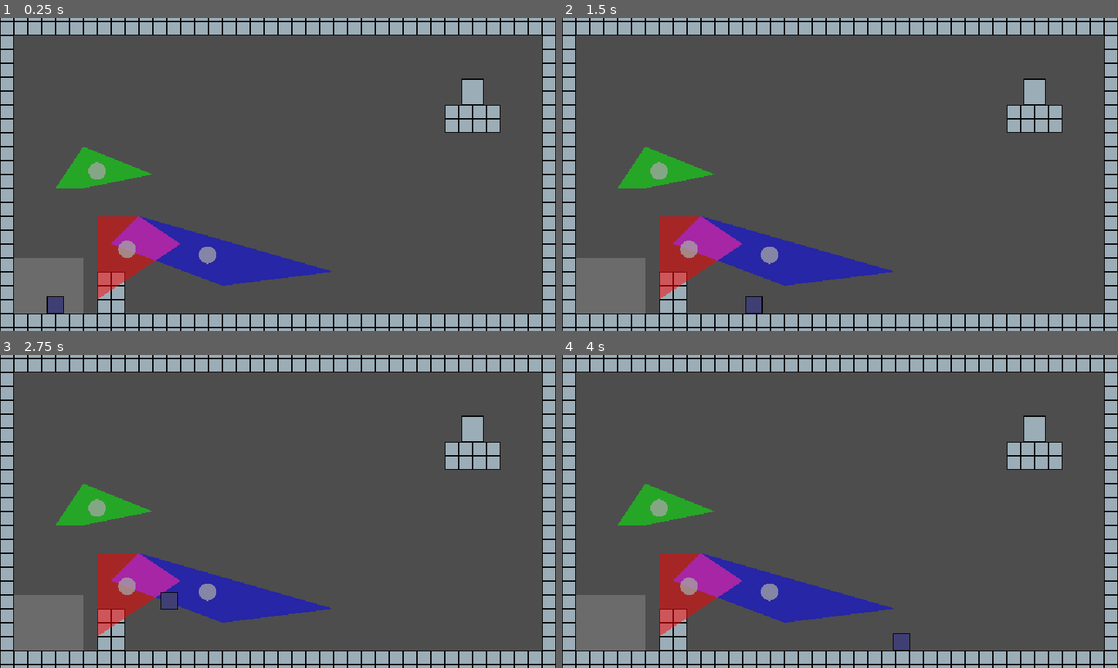
Above: before the commit, frames 1-4 (two rows, left to right).
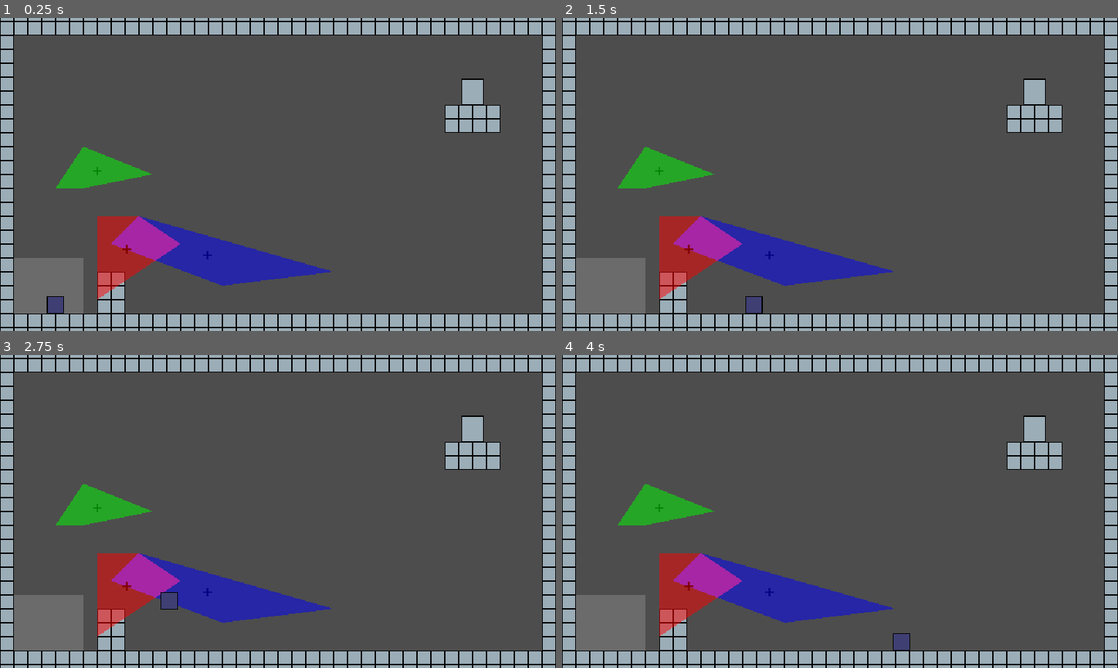
Above: after the commit, the same moments.

Repository: robotmaster/game-off-2026
Game: Godot game, scene res://scenes/rooms/test_room.tscn
The game is run twice, just before and just after one commit, with the same random seed, the same clock (stepped at 60 frames per second) and the same inputs.
Inputs:
- Up to frame 1 (0.25 s): no input
- Up to frame 2 (1.5 s): tap Enter at 0.5 s; hold Up (up) 0.53-1.28 s; hold Right (right) from 0.53 s (still down); tap X (switch_edit) at 1.35 s
- Up to frame 3 (2.75 s): tap Up (up) at 1.52, 1.55, 1.82 s; release Right (right) at 2.03 s; hold Left (left) from 2.03 s (still down); hold Up (up) from 2.03 s (still down); tap Z (toggle_play) at 2.1 s
- Up to frame 4 (4 s): release Left (left) at 2.78 s; release Up (up) at 2.78 s; hold Right (right) from 2.78 s (still down); tap Up (up) at 2.85, 3.02, 3.32 s; hold Up (up) from 3.53 s (still down); tap X (switch_edit) at 3.6 s

The runs differ from the first frame. In frame 1, 0.4% of the frame differs, in the area x 15-39%, y 46-79%; in frame 2, 0.4%; in frame 3, 0.4%; in frame 4, 0.4%.

Commit message:
finished polygon transforming

Diff:
--- a/game-off-2026/scenes/room.tscn
+++ b/game-off-2026/scenes/room.tscn
@@ -10,6 +10,7 @@
 [ext_resource type="PackedScene" uid="uid://yprk1w2gy2vs" path="res://scenes/exit.tscn" id="5_jn645"]
 [ext_resource type="Script" uid="uid://ck3epd51kkhqq" path="res://scripts/polygon_parent.gd" id="5_qvc4m"]
 [ext_resource type="Script" uid="uid://qsfnwordlsme" path="res://scripts/current_polygon_outline.gd" id="6_7dqbv"]
+[ext_resource type="Script" uid="uid://b4c2tt5ppfj4" path="res://scripts/polygon_centroid_display.gd" id="9_eom3m"]
 
 [sub_resource type="ShaderMaterial" id="ShaderMaterial_ybpoa"]
 
@@ -43,7 +44,7 @@
 color_1_parent = NodePath("MainPolygons/PolygonCanvas/Red")
 color_2_parent = NodePath("MainPolygons/PolygonCanvas/Blue")
 color_3_parent = NodePath("MainPolygons/PolygonCanvas/Green")
-intersection_static_body = NodePath("MainPolygons/IntersectionArea")
+intersection_static_body = NodePath("MainPolygons/PolygonDisplays/IntersectionArea")
 
 [node name="Tiles" type="TileMapLayer" parent="." unique_id=235629107]
 tile_map_data = PackedByteArray("AADs/woAAAAAAAAAAAABAAsAAAAAAAAAAAACAAsAAAAAAAAAAAADAAsAAAAAAAAAAAAEAAsAAAAAAAAAAAAFAA …(3120 unchanged characters)…
@@ -84,12 +85,18 @@
 script = ExtResource("5_qvc4m")
 Room = NodePath("../../..")
 
-[node name="IntersectionArea" type="StaticBody2D" parent="MainPolygons" unique_id=932035965]
+[node name="PolygonDisplays" type="Node2D" parent="MainPolygons" unique_id=798672328]
 
-[node name="CurrentPolygonOutline" type="Node2D" parent="MainPolygons" unique_id=1542420041 node_paths=PackedStringArray("Room")]
+[node name="IntersectionArea" type="StaticBody2D" parent="MainPolygons/PolygonDisplays" unique_id=932035965]
+
+[node name="CurrentPolygonOutline" type="Node2D" parent="MainPolygons/PolygonDisplays" unique_id=1542420041 node_paths=PackedStringArray("Room")]
 unique_name_in_owner = true
 script = ExtResource("6_7dqbv")
-Room = NodePath("../..")
+Room = NodePath("../../..")
+
+[node name="PolygonCentroidDisplay" type="Node2D" parent="MainPolygons/PolygonDisplays" unique_id=596787214 node_paths=PackedStringArray("Room")]
+script = ExtResource("9_eom3m")
+Room = NodePath("../../..")
 
 [node name="Camera2D" type="Camera2D" parent="." unique_id=978009330]
 zoom = Vector2(3, 3)
--- /dev/null
+++ b/game-off-2026/scripts/polygon_centroid_display.gd
@@ -0,0 +1,24 @@
+extends Node2D
+
+@export var Room : RoomRoot
+
+const CENTER_LINE_LENGTH = 5
+const CENTER_LINE_WIDTH = 2
+const CENTER_LINE_COLOR_MULT = Color(0.5, 0.5, 0.5, 0.8)
+
+func _process(delta: float) -> void:
+	queue_redraw()
+
+func _draw() -> void:
+	var polygons_to_draw = [Room.color_1_parent, Room.color_2_parent, Room.color_3_parent]
+
+	for polygon_parent : PolygonParent in polygons_to_draw:
+		var centroid_global := polygon_parent.get_centroid()
+
+		var up := centroid_global + Vector2(0, CENTER_LINE_LENGTH)
+		var down := centroid_global + Vector2(0, -CENTER_LINE_LENGTH)
+		var left := centroid_global + Vector2(-CENTER_LINE_LENGTH, 0)
+		var right := centroid_global + Vector2(CENTER_LINE_LENGTH, 0)
+
+		draw_line(up, down, polygon_parent.get_child(0).color * CENTER_LINE_COLOR_MULT, CENTER_LINE_WIDTH)
+		draw_line(left, right, polygon_parent.get_child(0).color * CENTER_LINE_COLOR_MULT, CENTER_LINE_WIDTH)
--- a/game-off-2026/scripts/polygon_parent.gd
+++ b/game-off-2026/scripts/polygon_parent.gd
@@ -1,4 +1,5 @@
 extends Node2D
+class_name PolygonParent
 
 @export var Room : RoomRoot
 @export var moving_allowed := false
@@ -19,19 +20,9 @@
 	global_rotation += POLYGON_ROTATION_SPEED * Input.get_axis("left", "right")
 	#global_position += Input.get_vector("left", "right", "up", "down") * delta * POLYGON_MOVE_SPEED
 
-func _process(delta: float) -> void:
-	if self == Room.get_current_polygon_editing():
-		queue_redraw()
-
-func _draw() -> void:
-
-	var centroid := _get_centroid()
-
-	draw_circle(global_transform.affine_inverse() * centroid, 10, Color.GRAY)
-
 
 func _center_polygon_on_centroid() -> void:
-	var centroid := _get_centroid()
+	var centroid := get_centroid()
 	var position_difference := global_position - centroid
 
 	for polygon in Room.get_children_polygons(self):
@@ -42,7 +33,7 @@
 
 	global_position = centroid
 
-func _get_centroid() -> Vector2:
+func get_centroid() -> Vector2:
 	var all_children_polygons : Array[PackedVector2Array] = []
 	for polygon in Room.get_children_polygons(self):
 		all_children_polygons.append(polygon.global_transform * polygon.polygon)
Not shown, added: game-off-2026/scripts/polygon_centroid_display.gd.uid
